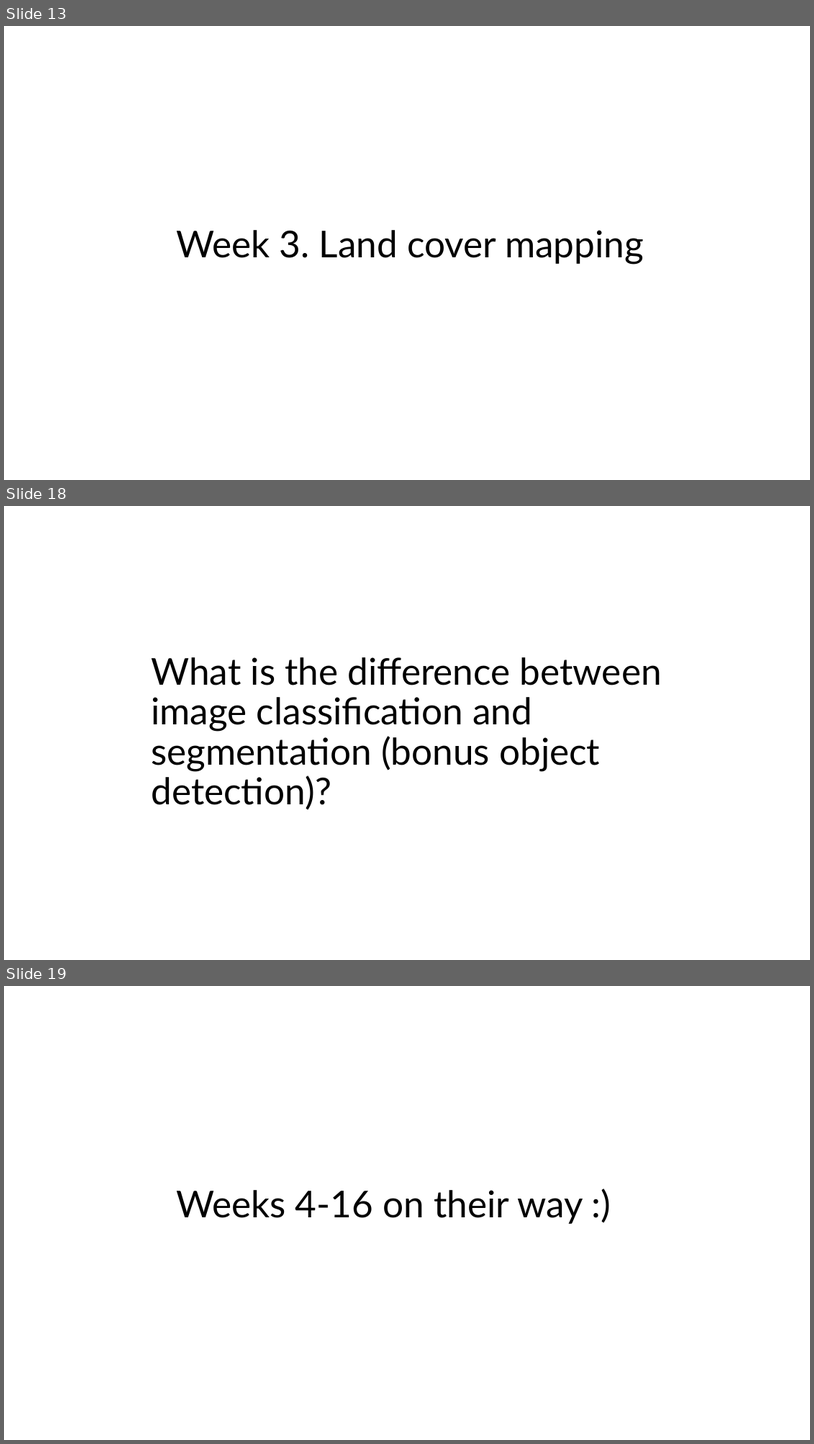
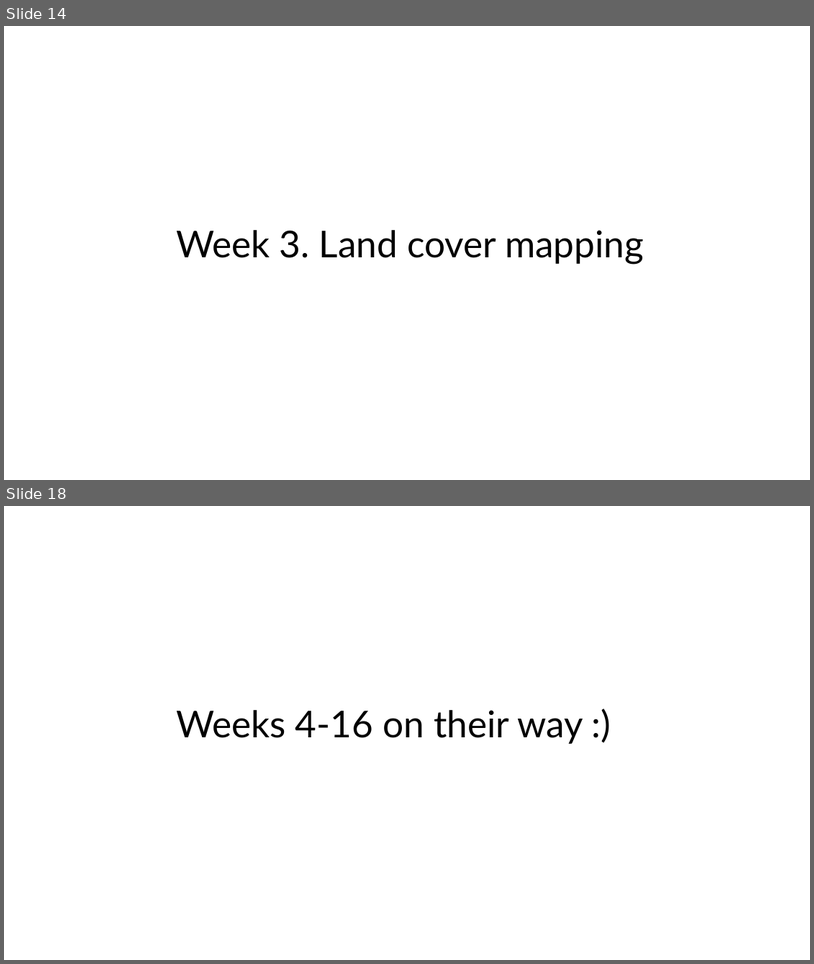
Before and after one commit to Better-Planet-Laboratory/ai4good, a slide deck: resources/ai4good group discussion points.pptx. Shown one above the other, each under a label of ours: slides 13, 18 and 19 before the commit, slides 14 and 18 after it; the slides between them are not shown. The pictures are 814x1444 and 814x964 pixels, drawn with LibreOffice and Linux fonts; fonts in the diff are those of the drawing. Boxes give left, top, right and bottom in pixels: in the first picture for what was removed or moved away, otherwise in the second. Text is boxed around its words. In the diff, an @@ line names an element or a change of style, - is before the commit and + after.

```diff
--- a/resources/ai4good group discussion points.pptx
+++ b/resources/ai4good group discussion points.pptx
@@ slide 18 removed at bbox=[4, 506, 810, 960], background #FFFFFF @@
@@ text removed at bbox=[151, 657, 662, 810] @@
-What is the difference between image classification and segmentation (bonus object detection)?
@@ what was slide 13 is now slide 14 @@
@@ what was slide 19 is now slide 18 @@
```
Also in this commit, not shown: 2 slides changed, 2 slides added, 2 other slides removed, 1 other file.
